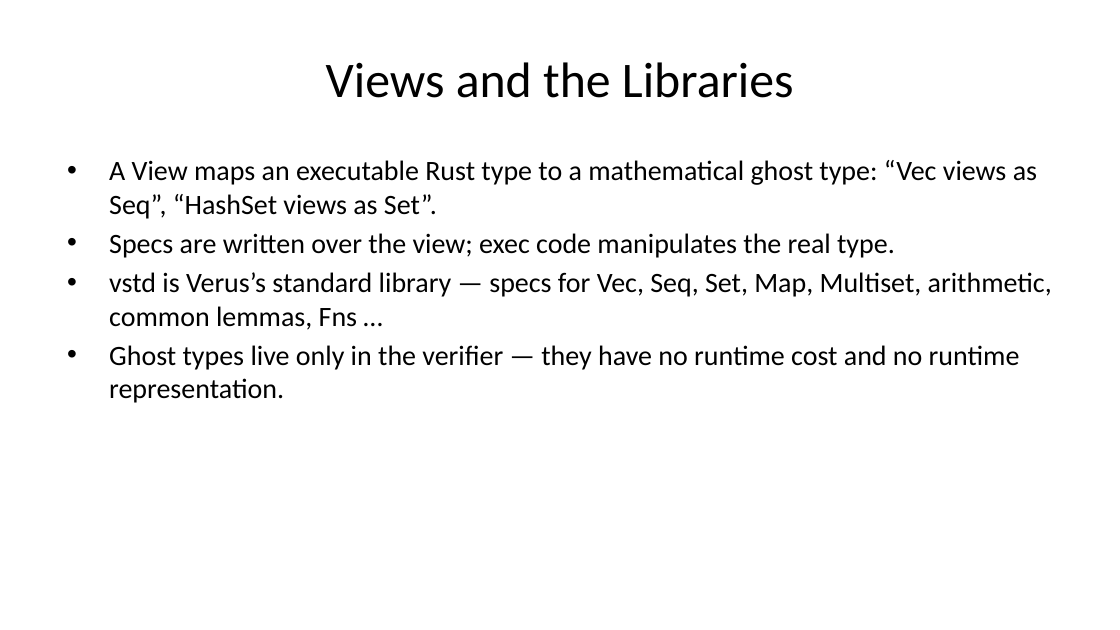
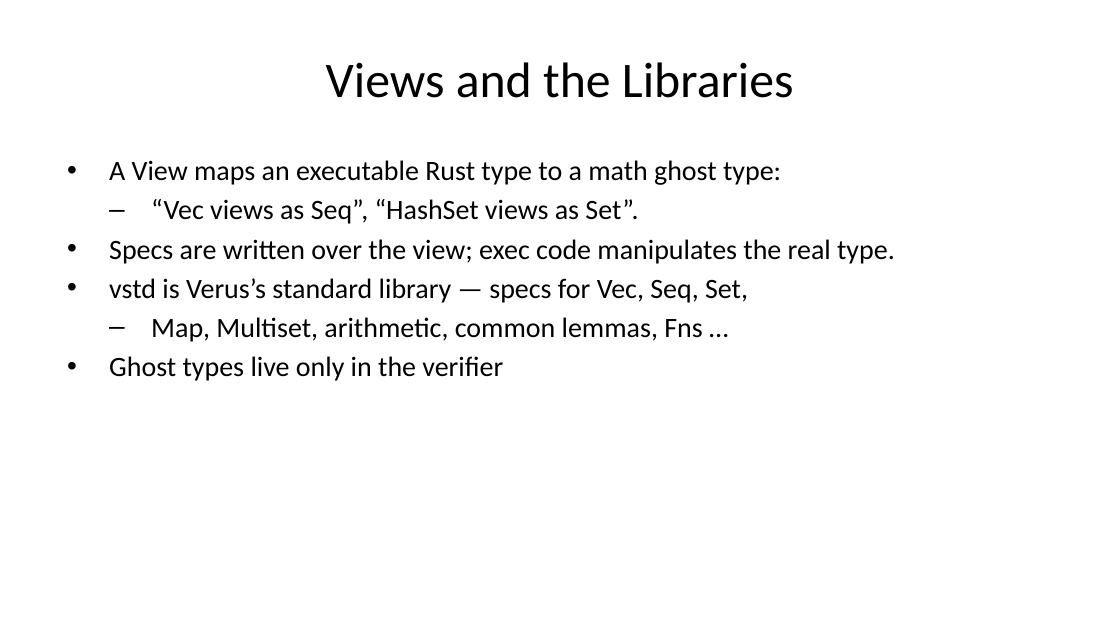
Before and after one commit to briangmilnes/APAS-VERUS, a slide deck: slide 17 of lectures/slidesTOPOS.pptx. Drawn at 1120x630 pixels with LibreOffice and Linux fonts; fonts in the diff are those of the drawing. Boxes give left, top, right and bottom in pixels: in the first picture for what was removed or moved away, otherwise in the second. Text is boxed around its words. In the diff, an @@ line names an element or a change of style, - is before the commit and + after.

```diff
--- a/lectures/slidesTOPOS.pptx
+++ b/lectures/slidesTOPOS.pptx
@@ text at bbox=[109, 160, 781, 224]: text changed @@
-• A View maps an executable Rust type to a mathematical ghost type: “Vec views as Seq”, “HashSet views as Set”.
+• A View maps an executable Rust type to a math ghost type:
+  – “Vec views as Seq”, “HashSet views as Set”.
@@ text at bbox=[109, 278, 748, 381]: text changed @@
-• vstd is Verus’s standard library — specs for Vec, Seq, Set, Map, Multiset, arithmetic, common lemmas, Fns …
-• Ghost types live only in the verifier — they have no runtime cost and no runtime representation.
+• vstd is Verus’s standard library — specs for Vec, Seq, Set,
+  – Map, Multiset, arithmetic, common lemmas, Fns …
+• Ghost types live only in the verifier
```
Also in this commit, not shown: 16 other slides changed, 6 other files.
